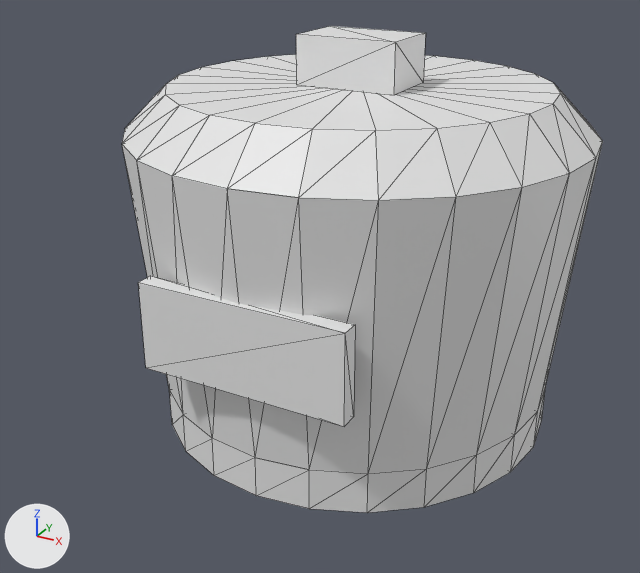
What one commit did to the OBJ model src/main/resources/assets/eln/model/kitchenricecooker/kitchenricecooker.obj.
Camera for both pictures: a 50 mm lens placed at (0.449, -0.911, 0.114), pointed at (-0.026, -0.048, -0.318). Arrows for +X, +Y and +Z are at lower left; the lights stay in place. The older version comes first. Mesh edges are drawn as thin lines. Materials are left out; every surface is plain grey. Where no turn or scale is listed for an object, it has been applied to the vertices. Vertices at exactly the same position are counted once.

Names of what the first picture shows: 'Black', 'Case', 'Display', 'Trim'.
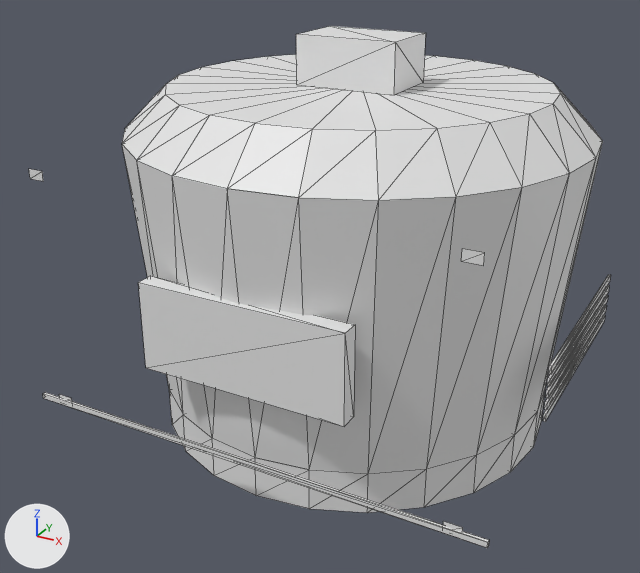
What differs and where, as boxes [x1, y1, x2, y2] in the pictures (640 x 573 px):
'Trim', reshaped (21% wider, 238% taller)
    before: [122, 55, 603, 200]
    after: [29, 55, 611, 548]
part 1 of me_trim, added
    after: [43, 392, 489, 548]
part 2 of me_trim, added
    after: [543, 315, 605, 421]
part 3 of me_trim, added
    after: [544, 305, 607, 410]
part 4 of me_trim, added
    after: [546, 295, 608, 398]
part 5 of me_trim, added
    after: [547, 285, 609, 386]
part 6 of me_trim, added
    after: [548, 275, 611, 374]
part 7 of me_trim, added
    after: [29, 169, 485, 532]

Patch to the scene script:
```diff
--- a/src/main/resources/assets/eln/model/kitchenricecooker/kitchenricecooker.obj.py
+++ b/src/main/resources/assets/eln/model/kitchenricecooker/kitchenricecooker.obj.py
@@ me_trim @@
 # used by ob_trim; location = (0.0, 0.0, 0.0)
 # verts and faces of me_trim; kept vertices keep their numbers, new ones are numbered from 50
-me_trim.from_pydata(...)  # 50 vertices, 96 faces; spans x -0.27..0.27, y -0.27..0.27, z -0.13..-0.08
+me_trim.from_pydata(...)  # 114 vertices, 176 faces; spans x -0.272..0.274, y -0.275..0.27, z -0.426..-0.08
+# me_trim part 1: a new loose piece, a box spanning x -0.272..0.272, y -0.275..-0.271, z -0.426..-0.42
+# me_trim part 2: a new loose piece, a box spanning x 0.271..0.274, y -0.108..0.162, z -0.3842..-0.3752
+# me_trim part 3: a new loose piece, a box spanning x 0.271..0.274, y -0.108..0.162, z -0.3702..-0.3613
+# me_trim part 4: a new loose piece, a box spanning x 0.271..0.274, y -0.108..0.162, z -0.3563..-0.3473
+# me_trim part 5: a new loose piece, a box spanning x 0.271..0.274, y -0.108..0.162, z -0.3424..-0.3334
+# me_trim part 6: a new loose piece, a box spanning x 0.271..0.274, y -0.108..0.162, z -0.3284..-0.3194
+# me_trim part 7
+verts[50] = (-0.247, -0.273, -0.425)  # pixel (60, 402)
+verts[51] = (-0.247, -0.273, -0.414)  # pixel (59, 394)
+verts[52] = (-0.247, -0.273, -0.156)  # pixel (30, 178)
+verts[53] = (-0.247, -0.273, -0.145)  # pixel (28, 168)
+verts[54] = (0.228, -0.273, -0.425)
+verts[55] = (0.228, -0.273, -0.414)  # pixel (443, 521)
+verts[56] = (0.228, -0.273, -0.156)  # pixel (461, 261)
+verts[57] = (0.228, -0.273, -0.145)  # pixel (462, 248)
+for new, old in zip([*range(58, 66)], [*range(50, 58)]): verts[new] = verts[old] + (0.019, 0.0, 0.0)
+faces += [(50, 58, 59), (50, 59, 51), (52, 60, 61), (52, 61, 53), (54, 62, 63), (54, 63, 55)]
+faces += [(56, 64, 65), (56, 65, 57)]
```
